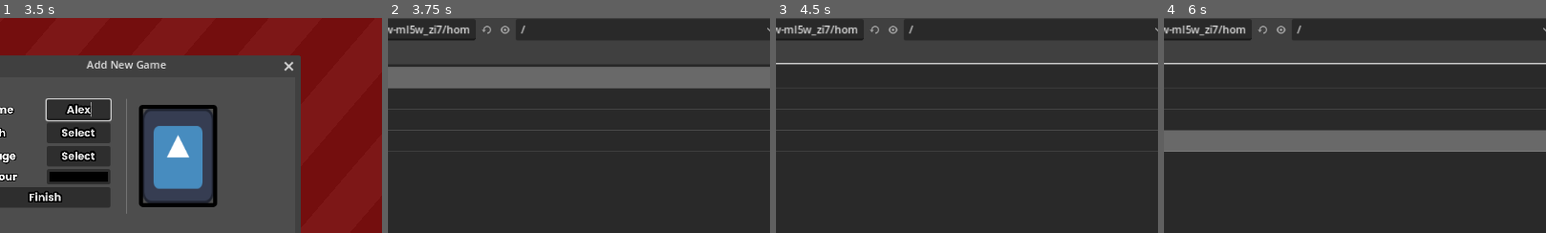
Above: before the commit, frames 1-4 (left to right).
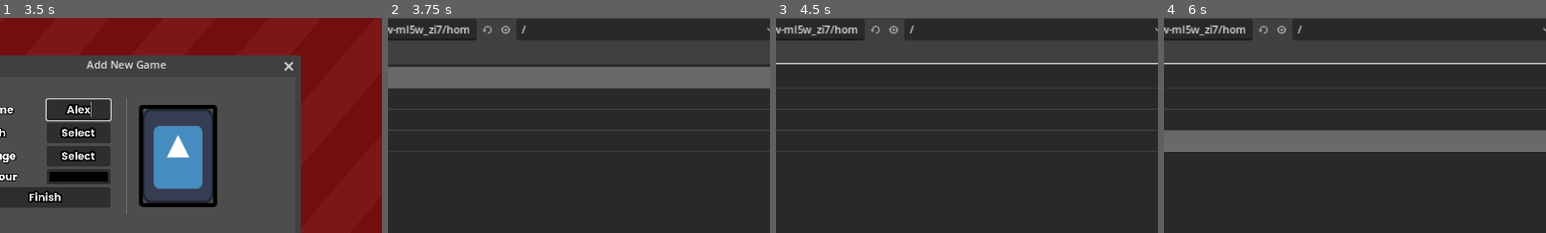
Above: after the commit, the same moments.

Repository: Shuflduf/Vapour
Game: Godot game, scene res://scenes/main.tscn
The game is run twice, just before and just after one commit, with the same random seed, the same clock (stepped at 60 frames per second) and the same inputs. The engine's default icon, where the game draws it, is replaced by a stand-in: a white triangle on a blue panel in a dark square.
Inputs (mouse positions are % of the whole screen's width and height, from its top left):
- Up to frame 1 (3.5 s): click "Add New Game" at 0.5 s; click (44, 39) at 1.27 s; type "Alex" at 1.35 s; click "Add New Game" at 2 s; click (44, 39) at 2.77 s; type "Alex" at 2.85 s
- Up to frame 2 (3.75 s): click "Select" at 3.5 s
- Up to frame 3 (4.5 s): click "Select" at 4.25 s
- Up to frame 4 (6 s): click "Finish" at 5 s; click "Select" at 5.75 s
The pictures show only the part of the screen within x 33-83%, y 18-68%; the shares and areas given below are measured in that part.

Frame 1 is identical in both runs. In frame 2, 0.1% of the frame differs, in the area x 22-36%, y 3-11%; in frame 3, 0.1%; in frame 4, 0.1%.

Commit message:
loading images didnt wokr

Diff:
--- a/scripts/game.gd
+++ b/scripts/game.gd
@@ -13,8 +13,9 @@
 		if icon == null:
 			await ready
 		app_icon = value
-		print(value)
-		if !ResourceLoader.exists(value):
+		var dir_access = DirAccess.open("/")
+		if !dir_access.file_exists(value):
+			print("SMTH")
 			app_icon = icondotsvg
 			icon.texture = load(icondotsvg)
 		else:
Not shown, changed: exports/Vapour.linux.zip
Not shown, changed: exports/Vapour.macos.zip
